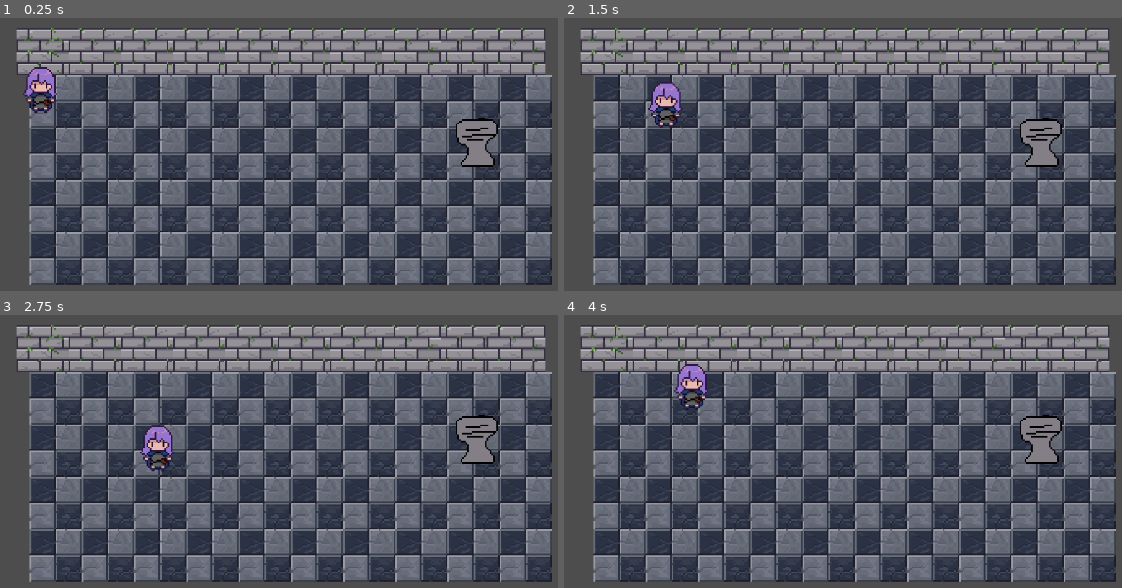
Above: before the commit, frames 1-4 (two rows, left to right).
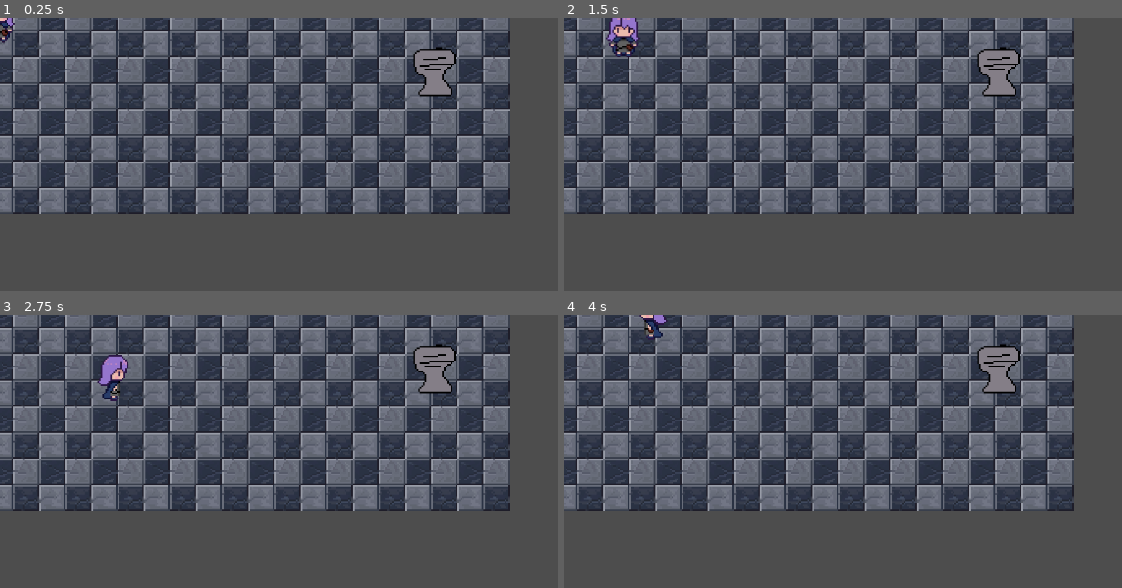
Above: after the commit, the same moments.

Repository: Gullllk/CastleGame
Game: Godot game, scene res://scenes/Level1.tscn
Same seed, same stepped clock (60 frames per second), same inputs: the game is played once before the commit and once after it. This scene is started directly instead of the project's main scene.
Inputs:
- Up to frame 1 (0.25 s): no input
- Up to frame 2 (1.5 s): tap Enter at 0.5 s; hold D (go_right) 0.53-1.28 s; hold S (go_down) from 1.28 s (still down)
- Up to frame 3 (2.75 s): release S (go_down) at 2.03 s; hold D (go_right) from 2.03 s (still down)
- Up to frame 4 (4 s): release D (go_right) at 2.78 s; hold W (go_up) 2.78-3.53 s; hold A (go_left) from 3.53 s (still down)

The runs differ from the first frame. In frame 1, 70% of the frame differs, in the area x 0-99%, y 0-98%; in frame 2, 70%; in frame 3, 70%; in frame 4, 70%.
Error after the commit: Parse Error: Identifier "State_Transition" not declared in the current scope. (res://scripts/state_machine/player_default.gd:14)

Commit message:
i already committed these?

Diff:
--- a/scenes/Level1.tscn
+++ b/scenes/Level1.tscn
@@ -26,8 +26,7 @@
 [sub_resource type="CircleShape2D" id="CircleShape2D_lrl65"]
 radius = 52.153618
 
-[node name="Level1" type="Node2D" unique_id=1931514067]
-position = Vector2(26, 43)
+[node name="Level1" type="Node" unique_id=1529813403]
 
 [node name="Floor" type="TileMapLayer" parent="." unique_id=124393546]
 tile_map_data = PackedByteArray("AAAAAAAAAAABAAEAAAACAAAAAAABAAEAAAAEAAAAAAABAAEAAAAAAAIAAAABAAEAAAACAAIAAAABAAEAAAAEAA …(560 unchanged characters)…
--- a/scenes/player.tscn
+++ b/scenes/player.tscn
@@ -2,18 +2,188 @@
 
 [ext_resource type="Script" uid="uid://br0l7h6nma3pl" path="res://scripts/player.gd" id="1_g2els"]
 [ext_resource type="Texture2D" uid="uid://dkmu4mknb0trh" path="res://assets/sprites/Character 3.0 SINGLE FRAME SPRITE.png" id="2_qhqgy"]
+[ext_resource type="Texture2D" uid="uid://drk7hawk27kpm" path="res://assets/sprites/Character sprites-Sheet.png" id="2_qlg0r"]
 [ext_resource type="PackedScene" uid="uid://20xq88s2jrri" path="res://components/state_machine.tscn" id="3_dqkch"]
-[ext_resource type="Script" uid="uid://dxblynaf68rbn" path="res://scripts/player_walking.gd" id="4_qlg0r"]
+[ext_resource type="Script" uid="uid://dxblynaf68rbn" path="res://scripts/state_machine/player_walking.gd" id="4_qlg0r"]
+[ext_resource type="Script" uid="uid://be85p86wdjc64" path="res://scripts/state_machine/player_default.gd" id="6_tuyoq"]
+
+[sub_resource type="AtlasTexture" id="AtlasTexture_tuyoq"]
+atlas = ExtResource("2_qlg0r")
+region = Rect2(0, 96, 32, 32)
+
+[sub_resource type="AtlasTexture" id="AtlasTexture_fjrip"]
+atlas = ExtResource("2_qlg0r")
+region = Rect2(0, 64, 32, 32)
+
+[sub_resource type="AtlasTexture" id="AtlasTexture_smehm"]
+atlas = ExtResource("2_qlg0r")
+region = Rect2(0, 32, 32, 32)
+
+[sub_resource type="AtlasTexture" id="AtlasTexture_jej6c"]
+atlas = ExtResource("2_qlg0r")
+region = Rect2(0, 96, 32, 32)
+
+[sub_resource type="AtlasTexture" id="AtlasTexture_f1ej7"]
+atlas = ExtResource("2_qlg0r")
+region = Rect2(32, 96, 32, 32)
+
+[sub_resource type="AtlasTexture" id="AtlasTexture_oprun"]
+atlas = ExtResource("2_qlg0r")
+region = Rect2(64, 96, 32, 32)
+
+[sub_resource type="AtlasTexture" id="AtlasTexture_a8ls1"]
+atlas = ExtResource("2_qlg0r")
+region = Rect2(96, 96, 32, 32)
+
+[sub_resource type="AtlasTexture" id="AtlasTexture_qfm1y"]
+atlas = ExtResource("2_qlg0r")
+region = Rect2(0, 0, 32, 32)
+
+[sub_resource type="AtlasTexture" id="AtlasTexture_fulsm"]
+atlas = ExtResource("2_qlg0r")
+region = Rect2(32, 0, 32, 32)
+
+[sub_resource type="AtlasTexture" id="AtlasTexture_4r5pv"]
+atlas = ExtResource("2_qlg0r")
+region = Rect2(64, 0, 32, 32)
+
+[sub_resource type="AtlasTexture" id="AtlasTexture_60mlk"]
+atlas = ExtResource("2_qlg0r")
+region = Rect2(96, 0, 32, 32)
+
+[sub_resource type="AtlasTexture" id="AtlasTexture_i4ail"]
+atlas = ExtResource("2_qlg0r")
+region = Rect2(0, 64, 32, 32)
+
+[sub_resource type="AtlasTexture" id="AtlasTexture_a38lo"]
+atlas = ExtResource("2_qlg0r")
+region = Rect2(32, 64, 32, 32)
+
+[sub_resource type="AtlasTexture" id="AtlasTexture_4ni07"]
+atlas = ExtResource("2_qlg0r")
+region = Rect2(64, 64, 32, 32)
+
+[sub_resource type="AtlasTexture" id="AtlasTexture_l71n6"]
+atlas = ExtResource("2_qlg0r")
+region = Rect2(96, 64, 32, 32)
+
+[sub_resource type="AtlasTexture" id="AtlasTexture_ur7pv"]
+atlas = ExtResource("2_qlg0r")
+region = Rect2(0, 32, 32, 32)
+
+[sub_resource type="AtlasTexture" id="AtlasTexture_y4r1p"]
+atlas = ExtResource("2_qlg0r")
+region = Rect2(32, 32, 32, 32)
+
+[sub_resource type="AtlasTexture" id="AtlasTexture_d2wvv"]
+atlas = ExtResource("2_qlg0r")
+region = Rect2(64, 32, 32, 32)
+
+[sub_resource type="AtlasTexture" id="AtlasTexture_3v2ag"]
+atlas = ExtResource("2_qlg0r")
+region = Rect2(96, 32, 32, 32)
 
 [sub_resource type="SpriteFrames" id="SpriteFrames_dqkch"]
 animations = [{
 "frames": [{
 "duration": 1.0,
+"texture": SubResource("AtlasTexture_tuyoq")
+}],
+"loop": 1,
+"name": &"default_back",
+"speed": 5.0
+}, {
+"frames": [{
+"duration": 1.0,
 "texture": ExtResource("2_qhqgy")
 }],
 "loop": 1,
-"name": &"default",
-"speed": 5.0
+"name": &"default_front",
+"speed": 5.0
+}, {
+"frames": [{
+"duration": 1.0,
+"texture": SubResource("AtlasTexture_fjrip")
+}],
+"loop": 1,
+"name": &"default_left",
+"speed": 5.0
+}, {
+"frames": [{
+"duration": 1.0,
+"texture": SubResource("AtlasTexture_smehm")
+}],
+"loop": 1,
+"name": &"default_right",
+"speed": 5.0
+}, {
+"frames": [{
+"duration": 1.0,
+"texture": SubResource("AtlasTexture_jej6c")
+}, {
+"duration": 1.0,
+"texture": SubResource("AtlasTexture_f1ej7")
+}, {
+"duration": 1.0,
+"texture": SubResource("AtlasTexture_oprun")
+}, {
+"duration": 1.0,
+"texture": SubResource("AtlasTexture_a8ls1")
+}],
+"loop": 1,
+"name": &"walking_back",
+"speed": 4.0
+}, {
+"frames": [{
+"duration": 1.0,
+"texture": SubResource("AtlasTexture_qfm1y")
+}, {
+"duration": 1.0,
+"texture": SubResource("AtlasTexture_fulsm")
+}, {
+"duration": 1.0,
+"texture": SubResource("AtlasTexture_4r5pv")
+}, {
+"duration": 1.0,
+"texture": SubResource("AtlasTexture_60mlk")
+}],
+"loop": 1,
+"name": &"walking_front",
+"speed": 4.0
+}, {
+"frames": [{
+"duration": 1.0,
+"texture": SubResource("AtlasTexture_i4ail")
+}, {
+"duration": 1.0,
+"texture": SubResource("AtlasTexture_a38lo")
+}, {
+"duration": 1.0,
+"texture": SubResource("AtlasTexture_4ni07")
+}, {
+"duration": 1.0,
+"texture": SubResource("AtlasTexture_l71n6")
+}],
+"loop": 1,
+"name": &"walking_left",
+"speed": 5.0
+}, {
+"frames": [{
+"duration": 1.0,
+"texture": SubResource("AtlasTexture_ur7pv")
+}, {
+"duration": 1.0,
+"texture": SubResource("AtlasTexture_y4r1p")
+}, {
+"duration": 1.0,
+"texture": SubResource("AtlasTexture_d2wvv")
+}, {
+"duration": 1.0,
+"texture": SubResource("AtlasTexture_3v2ag")
+}],
+"loop": 1,
+"name": &"walking_right",
+"speed": 4.0
 }]
 
 [sub_resource type="CapsuleShape2D" id="CapsuleShape2D_g2els"]
@@ -25,7 +195,8 @@
 [node name="AnimatedSprite2D" type="AnimatedSprite2D" parent="." unique_id=382568229]
 position = Vector2(-1, 0)
 sprite_frames = SubResource("SpriteFrames_dqkch")
-autoplay = "default"
+animation = &"walking_right"
+autoplay = "default_front"
 
 [node name="CollisionShape2D" type="CollisionShape2D" parent="." unique_id=473150386]
 position = Vector2(-1, 1)
@@ -34,7 +205,11 @@
 [node name="State Machine" parent="." unique_id=1844906712 node_paths=PackedStringArray("initial_state") instance=ExtResource("3_dqkch")]
 initial_state = NodePath("Walking")
 
-[node name="Walking" type="Node" parent="State Machine" unique_id=480406031 node_paths=PackedStringArray("player")]
+[node name="Walking" type="Node" parent="State Machine" unique_id=480406031 node_paths=PackedStringArray("player", "animated_sprite_2d")]
 script = ExtResource("4_qlg0r")
 player = NodePath("../..")
 speed = 50
+animated_sprite_2d = NodePath("../../AnimatedSprite2D")
+
+[node name="Default" type="Node" parent="State Machine" unique_id=1214465596]
+script = ExtResource("6_tuyoq")
--- a/scripts/player_walking.gd
+++ /dev/null
@@ -1,30 +0,0 @@
-extends State
-class_name PlayerWalking
-
-@export var player : CharacterBody2D
-@export var speed := 10
-
-var direction : Vector2
-
-func Enter():
-	Activate_State.emit()
-
-func player_direction():
-	if Input.is_action_pressed("go_up"):
-		direction = Vector2.UP
-		print("move up")
-	elif Input.is_action_pressed("go_down"):
-		direction = Vector2.DOWN
-	elif Input.is_action_pressed("go_right"):
-		direction = Vector2.RIGHT
-	elif Input.is_action_pressed("go_left"):
-		direction = Vector2.LEFT
-	else:
-		direction = Vector2.ZERO
-
-
-func Physics_Update(_delta: float):
-	if player:
-	#makes sure player != null
-		player_direction()
-		player.velocity = direction * speed
--- /dev/null
+++ b/scripts/state_machine/player_default.gd
@@ -0,0 +1,14 @@
+extends State
+class_name PlayerDefault
+
+func Enter():
+	pass
+
+func Exit():
+	pass
+
+func Update(_delta: float):
+	pass
+
+func Physics_Update(_delta: float):
+		State_Transition.emit
--- /dev/null
+++ b/scripts/state_machine/player_walking.gd
@@ -0,0 +1,48 @@
+extends State
+class_name PlayerWalking
+signal State_Transition
+
+@export var player : CharacterBody2D
+@export var speed := 10
+@export var animated_sprite_2d : AnimatedSprite2D
+
+func Enter():
+	pass
+
+func get_direction():
+	var direction : Vector2
+	if Input.is_action_pressed("go_up"):
+		direction = Vector2.UP
+	elif Input.is_action_pressed("go_down"):
+		direction = Vector2.DOWN
+	elif Input.is_action_pressed("go_right"):
+		direction = Vector2.RIGHT
+	elif Input.is_action_pressed("go_left"):
+		direction = Vector2.LEFT
+	else:
+		direction = Vector2.ZERO
+	return direction
+
+func play_animation(direction):
+	if direction == Vector2.UP:
+		animated_sprite_2d.play("walking_back")
+	elif direction == Vector2.DOWN:
+		animated_sprite_2d.play("walking_front")
+	elif direction == Vector2.LEFT:
+		animated_sprite_2d.play("walking_left")
+	elif direction == Vector2.RIGHT:
+		animated_sprite_2d.play("walking_right")
+
+
+func Physics_Update(_delta: float):
+	if player:
+	#makes sure player != null
+		var direction = get_direction()
+		player.velocity = direction * speed
+
+	if !Input:
+		State_Transition.emit
+
+func Update(_delta: float):
+	if player:
+		play_animation(get_direction())
--- a/scripts/state_machine/state_default.gd
+++ b/scripts/state_machine/state_default.gd
@@ -1,8 +1,6 @@
 @abstract
 extends Node
 class_name State
-
-signal Activate_State
 
 func Enter():
 	pass
Not shown, added: assets/sprites/Character sprites-Sheet.png.import
Not shown, added: scripts/state_machine/player_default.gd.uid
Renamed: scripts/player_walking.gd.uid -> scripts/state_machine/player_walking.gd.uid
